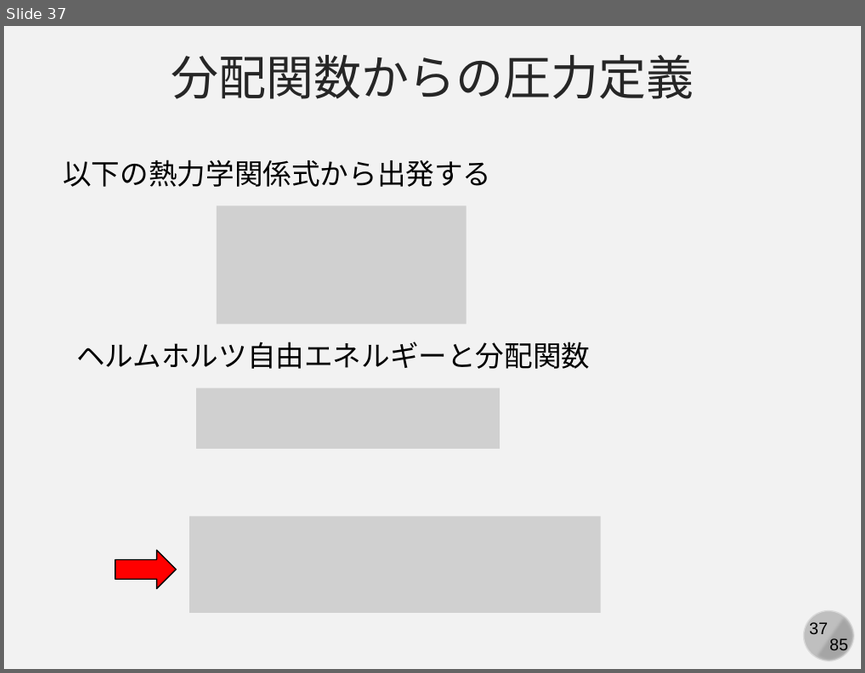
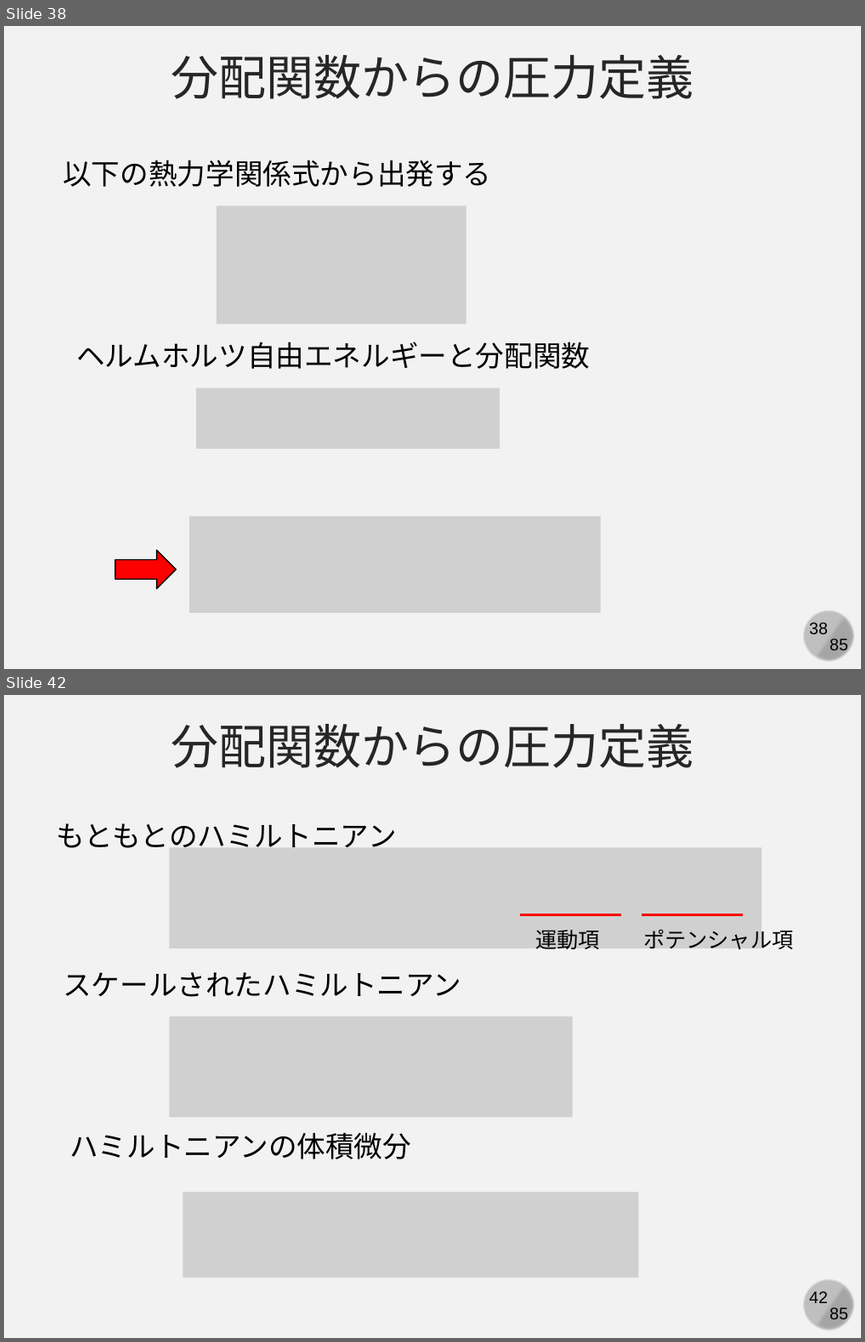
Before and after one commit to kaityo256/simulation_engineering, a slide deck: 06_md_observable/simulation06.pptx. Shown one above the other, each under a label of ours: slide 37 before the commit, slides 38 and 42 after it; the slides between them are not shown. The pictures are 865x673 and 865x1342 pixels, drawn with LibreOffice and Linux fonts; fonts in the diff are those of the drawing; grey boxes stand for pictures. Boxes give left, top, right and bottom in pixels: in the first picture for what was removed or moved away, otherwise in the second. Text is boxed around its words. In the diff, an @@ line names an element or a change of style, - is before the commit and + after.

```diff
--- a/06_md_observable/simulation06.pptx
+++ b/06_md_observable/simulation06.pptx
@@ slide 42 added at [4, 695, 861, 1338], background #F2F2F2; not listed: 4 template elements that a slide beside it also shows @@
@@ text added at [171, 724, 693, 768], 40 pt, text #262626 @@
+分配関数からの圧力定義
@@ text added at [56, 823, 396, 848], 24 pt, text #000000 @@
+もともとのハミルトニアン
@@ picture added at [170, 847, 761, 947] @@
@@ line added from (520, 915) to (621, 915), #FF0000 2.25 pt @@
@@ line added from (642, 915) to (743, 915), #FF0000 2.25 pt @@
@@ text added at [535, 930, 600, 949], 18 pt, text #000000 @@
+運動項
@@ text added at [643, 929, 793, 949], 18 pt, text #000000 @@
+ポテンシャル項
@@ text added at [63, 972, 461, 997], 24 pt, text #000000 @@
+スケールされたハミルトニアン
@@ picture added at [170, 1016, 573, 1117] @@
@@ text added at [69, 1132, 411, 1159], 24 pt, text #000000 @@
+ハミルトニアンの体積微分
@@ picture added at [183, 1192, 639, 1277] @@
@@ what was slide 37 is now slide 38 @@
@@ page number at [809, 622, 828, 634]: text changed @@
-37
+38
```
Also in this commit, not shown: 1 slide changed, 7 other slides added.
